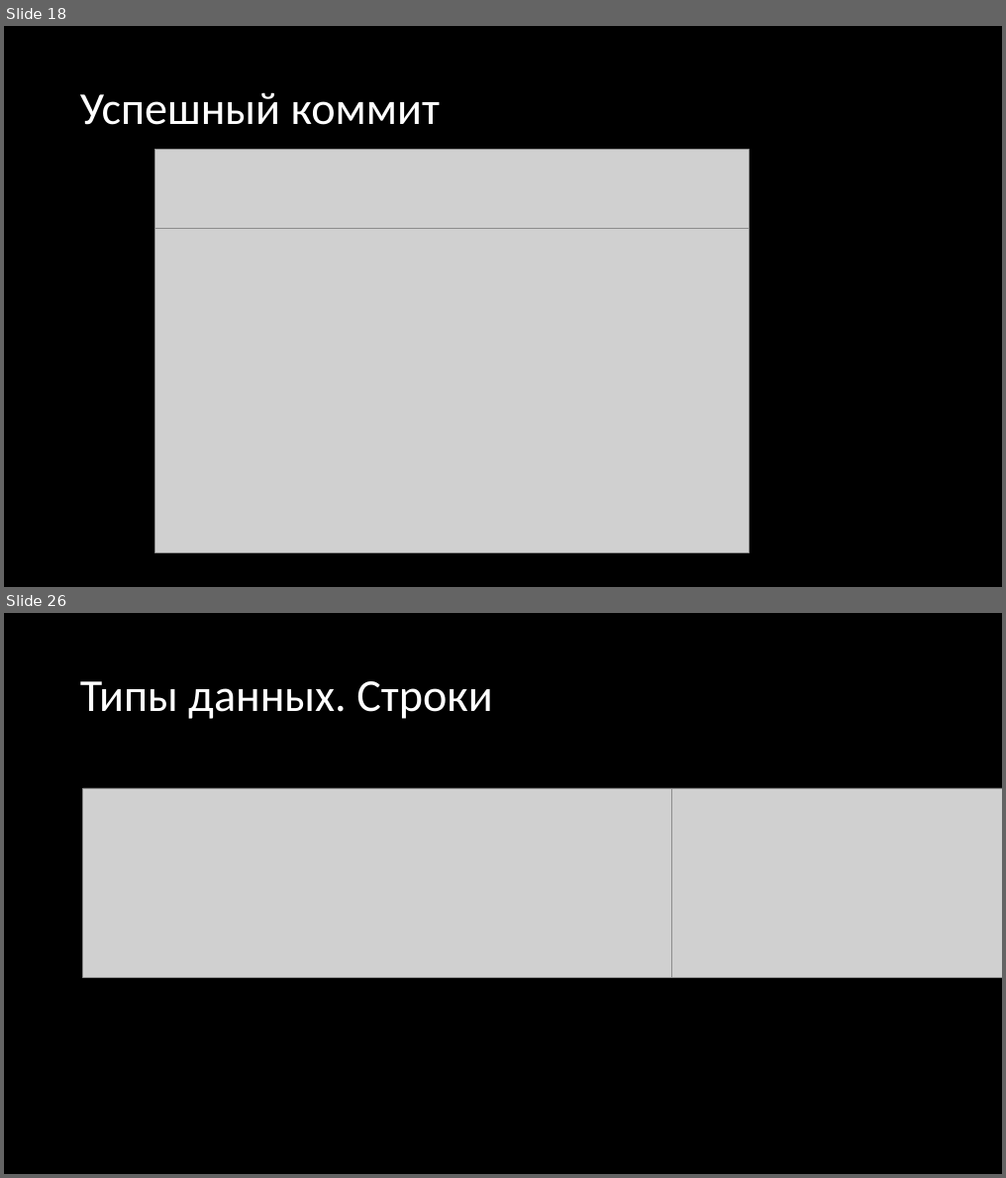
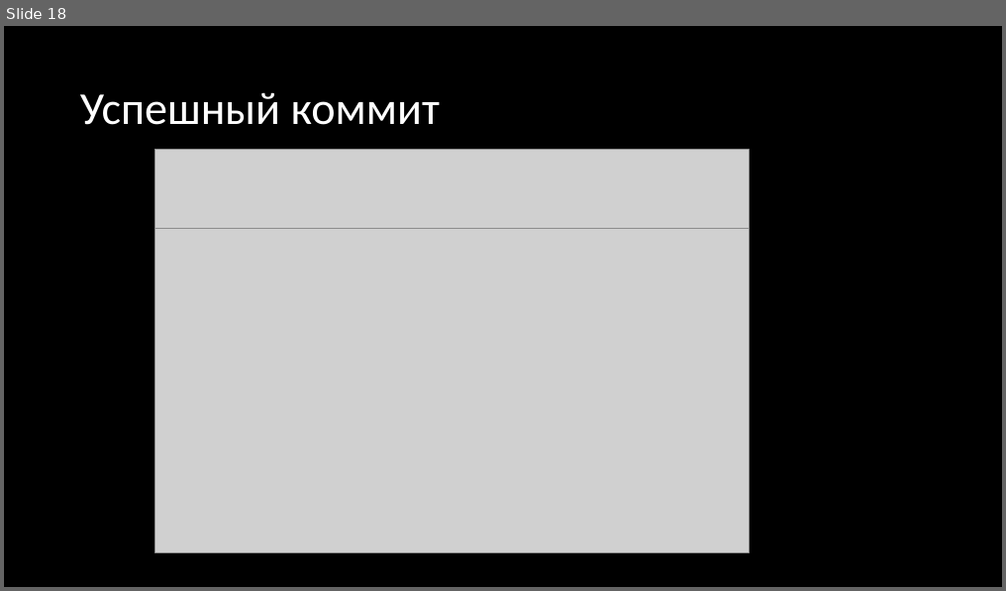
Before and after one commit to stsdmchv/OP-2022, a slide deck: Занятия/Занятие 1.pptx. Shown one above the other, each under a label of ours: slides 18 and 26 before the commit, slide 18 after it; the slides between them are not shown. The pictures are 1006x1178 and 1006x591 pixels, drawn with LibreOffice and Linux fonts; fonts in the diff are those of the drawing; grey boxes stand for pictures. Boxes give left, top, right and bottom in pixels: in the first picture for what was removed or moved away, otherwise in the second. Text is boxed around its words. In the diff, an @@ line names an element or a change of style, - is before the commit and + after.

```diff
--- a/Занятия/Занятие 1.pptx
+++ b/Занятия/Занятие 1.pptx
@@ slide 26 removed at bbox=[4, 613, 1002, 1174], background #000000 @@
@@ title removed at bbox=[80, 681, 492, 719] @@
-Типы данных. Строки
@@ picture removed at bbox=[83, 788, 672, 977] @@
@@ picture removed at bbox=[672, 788, 1002, 977] @@
```
Also in this commit, not shown: 3 slides changed, 16 other slides removed, 1 other file.
